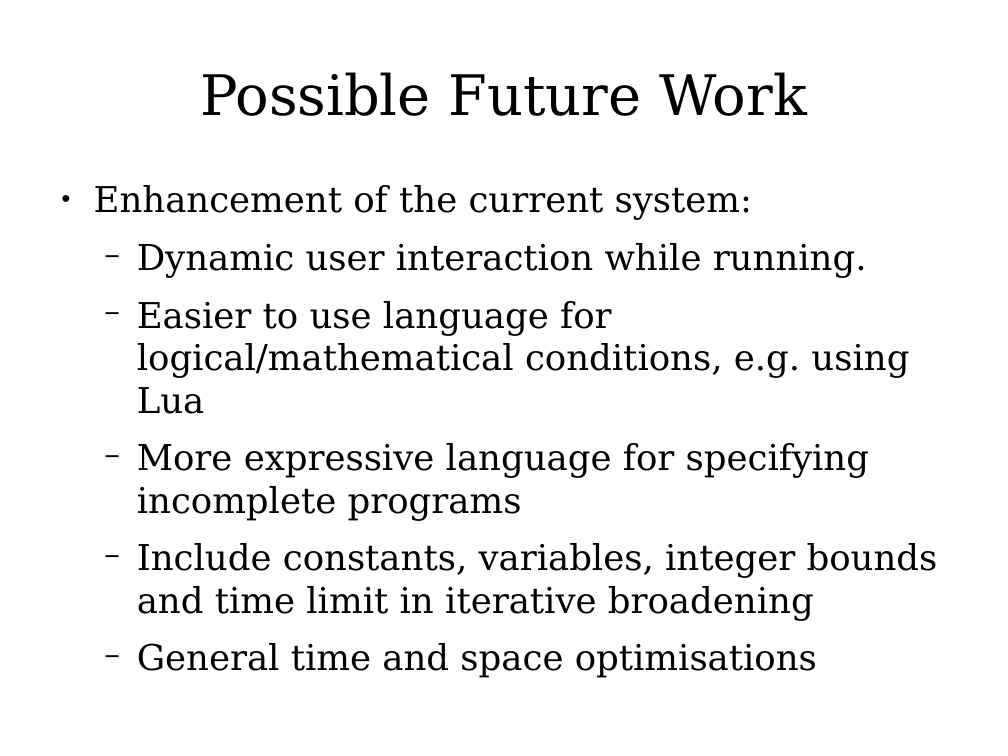
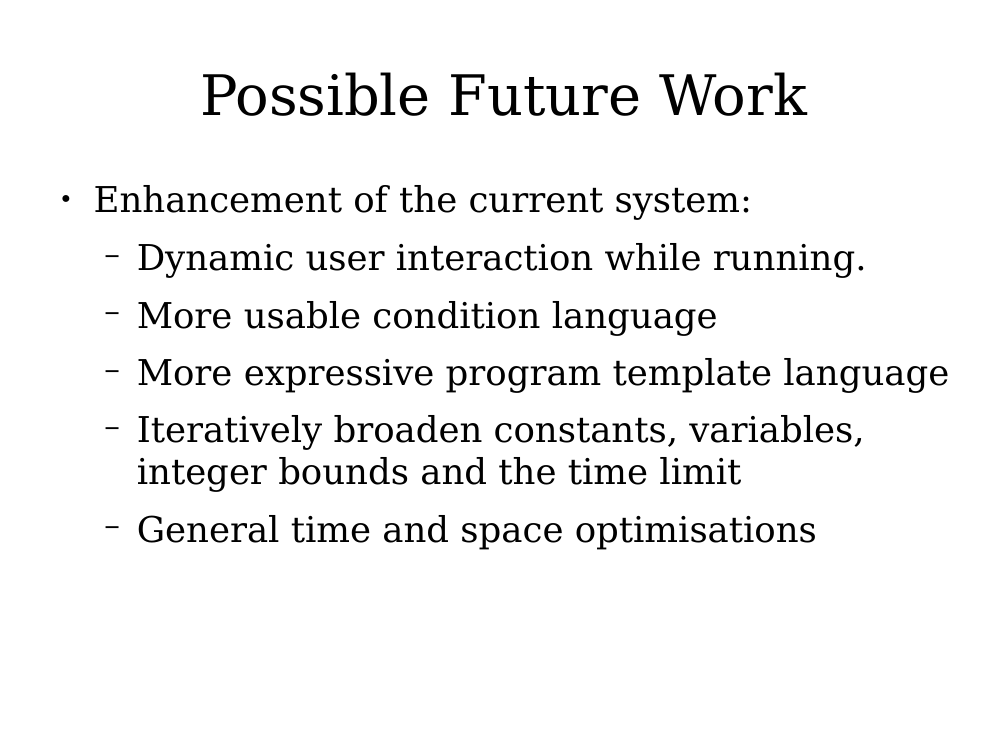
Before and after one commit to joodicator/ic-while-synth, a slide deck: slide 24 of docs/presentation/SoSWASP.odp (slide 20 before the commit). Drawn at 1008x756 pixels with LibreOffice and Linux fonts; fonts in the diff are those of the drawing. Boxes give left, top, right and bottom in pixels: in the first picture for what was removed or moved away, otherwise in the second. Text is boxed around its words. In the diff, an @@ line names an element or a change of style, - is before the commit and + after.

```diff
--- a/docs/presentation/SoSWASP.odp
+++ b/docs/presentation/SoSWASP.odp
@@ text at <box>137,301,949,492</box>: text changed @@
-  − Easier to use language for logical/mathematical conditions, e.g. using Lua
-  − More expressive language for specifying incomplete programs
-  − Include constants, variables, integer bounds and time limit in iterative broadening
+  − More usable condition language
+  − More expressive program template language
+  − Iteratively broaden constants, variables, integer bounds and the time limit
```
Also in this commit, not shown: 14 other slides changed, 6 slides added, 2 slides removed, 9 other files.
